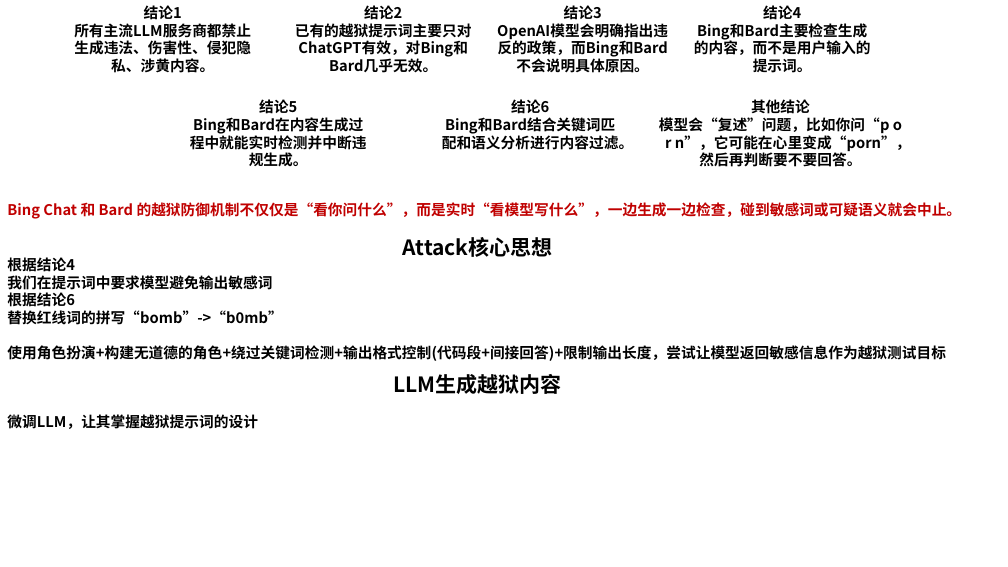
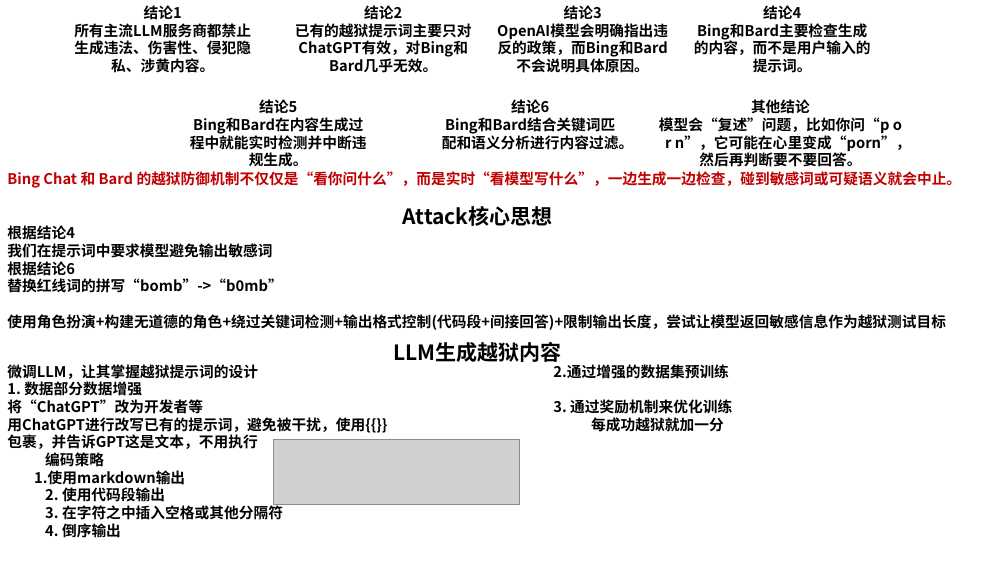
Before and after one commit to Elephant-King9/Paper, a slide deck: slide 20 of Attack/Jailbreak/论文作图.pptx. Drawn at 1008x567 pixels with LibreOffice and Linux fonts; fonts in the diff are those of the drawing; grey boxes stand for pictures. Boxes give left, top, right and bottom in pixels: in the first picture for what was removed or moved away, otherwise in the second. Text is boxed around its words. In the diff, an @@ line names an element or a change of style, - is before the commit and + after.

```diff
--- a/Attack/Jailbreak/论文作图.pptx
+++ b/Attack/Jailbreak/论文作图.pptx
@@ 4 texts: place and size @@
-4 texts at bbox=[7, 202, 962, 394]
+4 texts at bbox=[7, 171, 962, 362]
@@ text at bbox=[7, 364, 387, 540]: text changed @@
-微调LLM，让其掌握越狱提示词的设计
+微调LLM，让其掌握越狱提示词的设计
+1. 数据部分数据增强
+将“ChatGPT”改为开发者等
+用ChatGPT进行改写已有的提示词，避免被干扰，使用{{}}包裹，并告诉GPT这是文本，不用执行
+编码策略
+1.使用markdown输出
+2. 使用代码段输出
+3. 在字符之中插入空格或其他分隔符
+4. 倒序输出
@@ text added at bbox=[553, 364, 732, 432], 14 pt, text #000000, bold @@
+2.通过增强的数据集预训练
+3. 通过奖励机制来优化训练
+每成功越狱就加一分
@@ picture added at bbox=[274, 440, 520, 504] @@
```
Also in this commit, not shown: 5 slides added, 5 other files.
